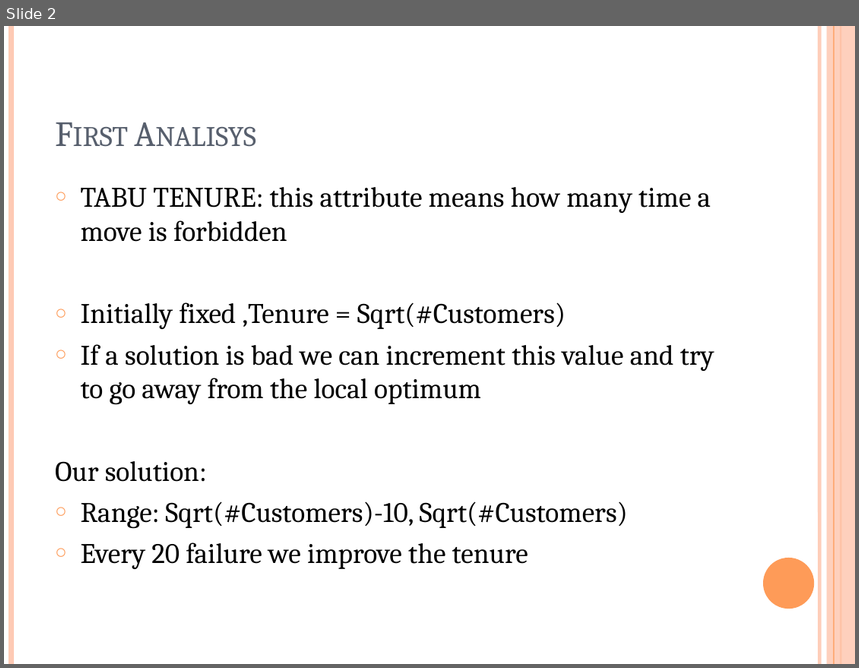
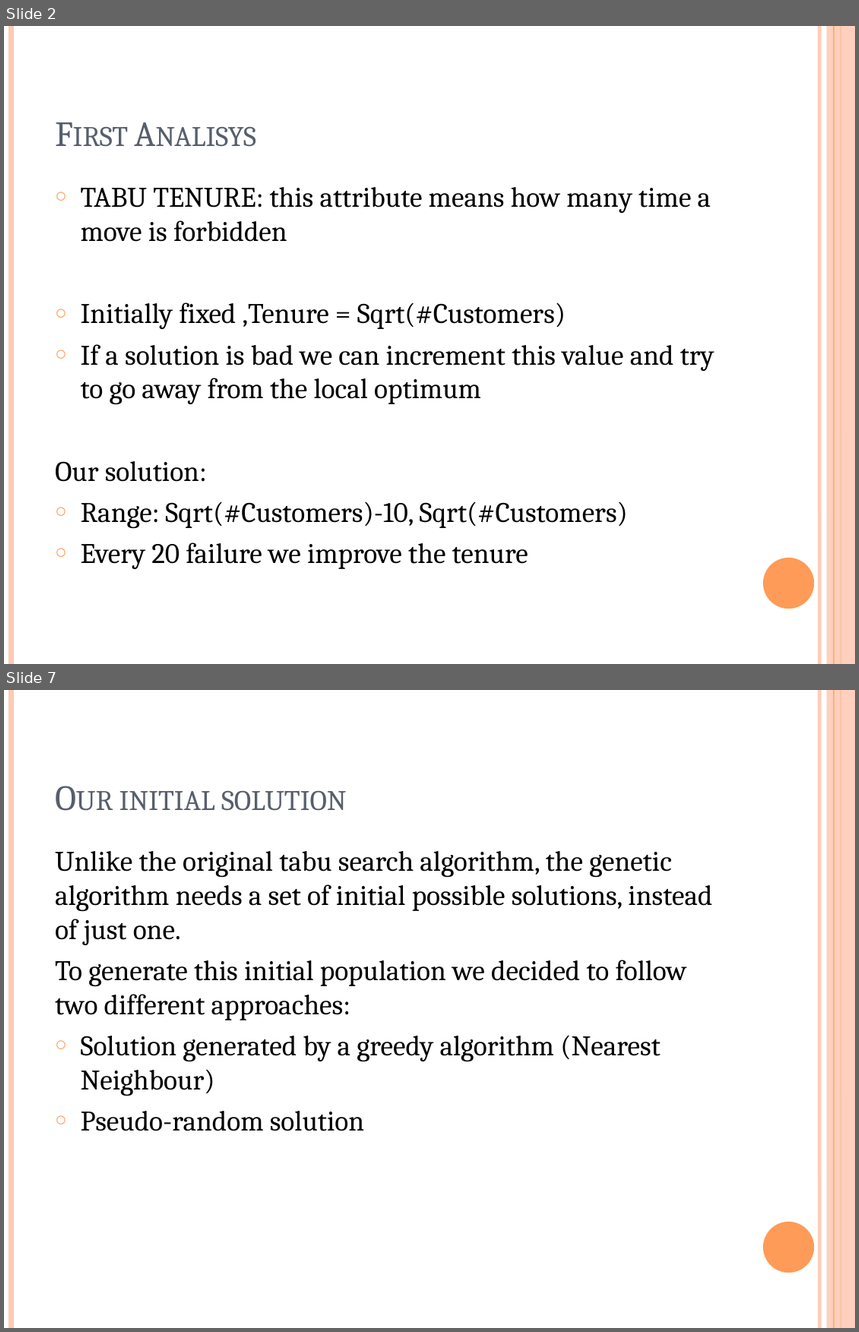
Before and after one commit to matteougolotti/OMA-Assignment, a slide deck: Documenti/OMA ASSIGNMENT 2014.pptx. Shown one above the other, each under a label of ours: slide 2 before the commit, slides 2 and 7 after it; the slides between them are not shown. The pictures are 859x668 and 859x1332 pixels, drawn with LibreOffice and Linux fonts; fonts in the diff are those of the drawing. Boxes give left, top, right and bottom in pixels: in the first picture for what was removed or moved away, otherwise in the second. Text is boxed around its words. In the diff, an @@ line names an element or a change of style, - is before the commit and + after.

```diff
--- a/Documenti/OMA ASSIGNMENT 2014.pptx
+++ b/Documenti/OMA ASSIGNMENT 2014.pptx
@@ slide 7 added at box(4, 690, 855, 1328), background #FFFFFF; not listed: 6 template elements that a slide beside it also shows @@
@@ title added at box(120, 791, 347, 811), 30 pt, text #575F6D, small capitals @@
+Our initial solution
@@ text added at box(55, 851, 712, 1132), 24 pt, text #000000 @@
+Unlike the original tabu search algorithm, the genetic algorithm needs a set of initial possible solutions, instead of just one.
+To generate this initial population we decided to follow two different approaches:
+○ Solution generated by a greedy algorithm (Nearest Neighbour)
+○ Pseudo-random solution
```
Also in this commit, not shown: 1 slide changed, 4 other slides added, 1 slide removed.
